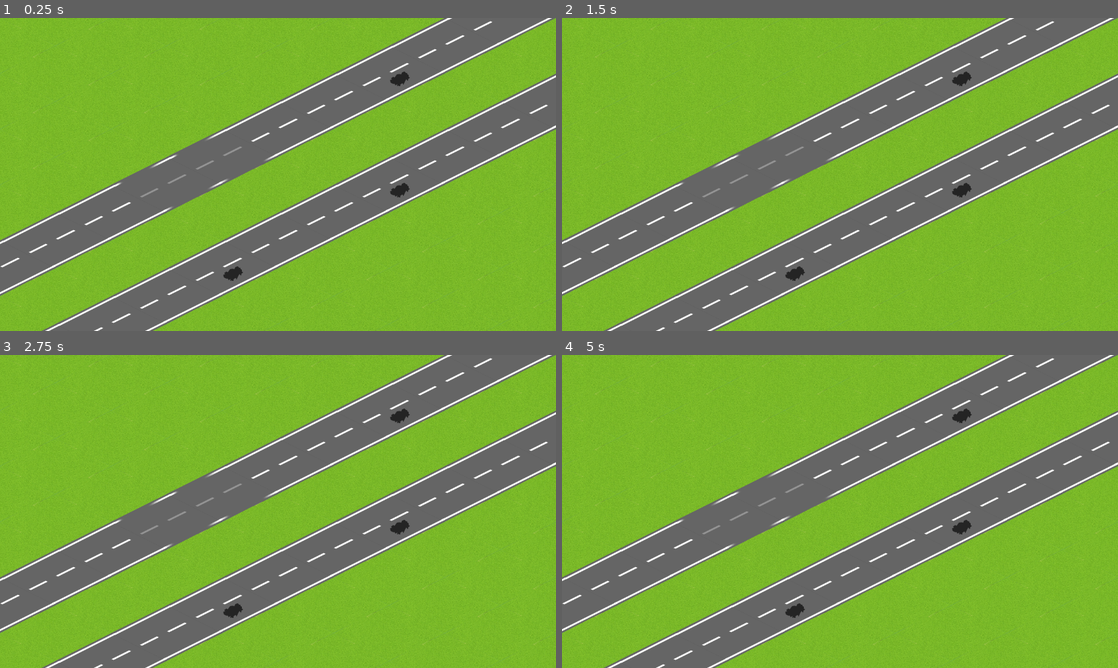
Above: before the commit, frames 1-4 (two rows, left to right).
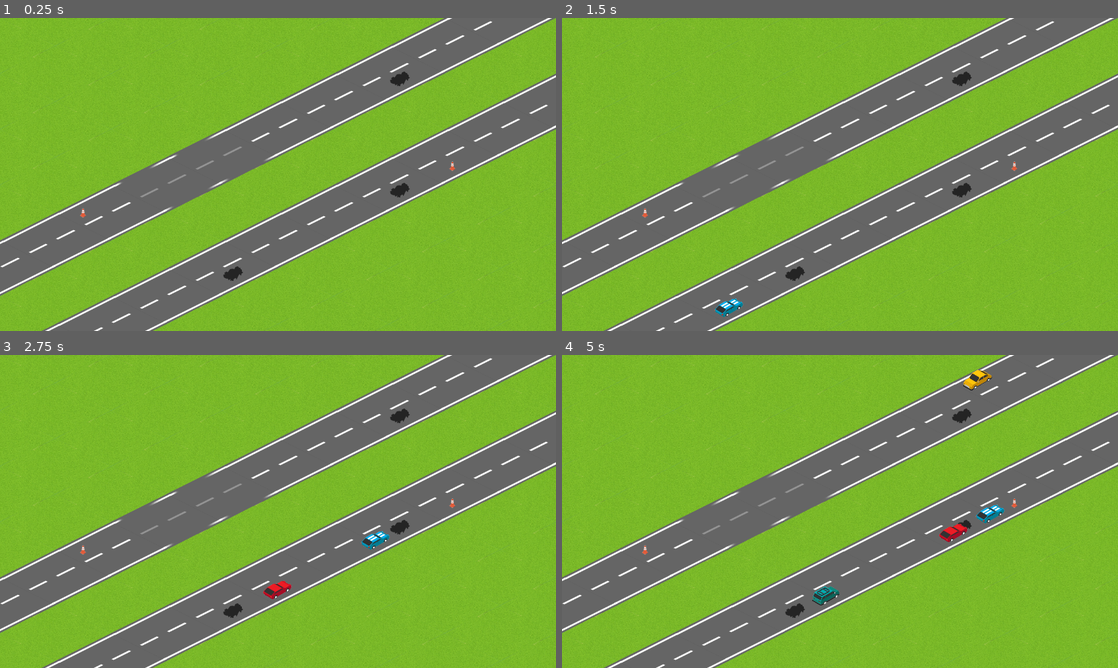
Above: after the commit, the same moments.

Repository: Machalord/Global-Game-Jam-2020
Game: Godot game, scene res://game.tscn
Two runs of this game, one before a commit and one after it. Both use one fixed random seed, a clock stepped at 60 frames per second and the inputs below. The project has no main scene, so this scene is started directly.
Inputs (mouse positions are in pixels of both pictures, inside the frame that each line leads up to):
- Up to frame 1 (0.25 s): no input
- Up to frame 2 (1.5 s): tap Enter at 0.5 s; move the mouse to (962, 158) at 0.52 s; click (962, 158) at 0.67 s; move the mouse to (728, 190) at 1.27 s; click (728, 190) at 1.42 s
- Up to frame 3 (2.75 s): move the mouse to (333, 442) at 2.02 s; click (333, 442) at 2.17 s
- Up to frame 4 (5 s): move the mouse to (812, 574) at 2.77 s; click (812, 574) at 2.92 s; move the mouse to (1006, 558) at 3.52 s; click (1006, 558) at 3.67 s; move the mouse to (673, 464) at 4.27 s; click (673, 464) at 4.42 s

The runs differ from the first frame. In frame 1, less than 0.1% of the frame differs, in the area x 14-82%, y 45-64%; in frame 2, 0.2%; in frame 3, 0.4%; in frame 4, 0.8%, in the area x 14-82%, y 4-80%.

Commit message:
freno

Diff:
--- a/auto.gd
+++ b/auto.gd
@@ -8,11 +8,11 @@
 func _ready():
 
 	if direction:
-			$Area2D/CollisionShape2D.add_to_group("adelanteauto")
-			$Area2D2/CollisionShape2D2.add_to_group("atrasauto")
+			$Area2D.add_to_group("adelanteauto")
+			$Area2D2.add_to_group("atrasauto")
 	else:
-			$Area2D/CollisionShape2D.add_to_group("atrasauto")
-			$Area2D2/CollisionShape2D2.add_to_group("adelanteauto")
+			$Area2D.add_to_group("atrasauto")
+			$Area2D2.add_to_group("adelanteauto")
 	frame_coords=Vector2(0,modelo)
 	pass # Replace with function body.
 
@@ -41,3 +41,15 @@
 	if area.is_in_group("cono") or area.is_in_group("atrasauto"):
 		andar=true
 	pass # Replace with function body.
+
+
+func _on_Area2D2_area_entered(area):
+	if area.is_in_group("cono") or area.is_in_group("atrasauto"):
+		andar=false
+	pass # Replace with function body.
+
+
+func _on_Area2D2_area_exited(area):
+	if area.is_in_group("cono") or area.is_in_group("atrasauto"):
+		andar=true
+	pass # Replace with function body.
--- a/auto.tscn
+++ b/auto.tscn
@@ -17,13 +17,15 @@
 [node name="Area2D" type="Area2D" parent="."]
 
 [node name="CollisionShape2D" type="CollisionShape2D" parent="Area2D"]
-position = Vector2( -113.309, 60 )
+position = Vector2( -67.2774, 35.4499 )
 shape = SubResource( 1 )
 
 [node name="Area2D2" type="Area2D" parent="."]
 
 [node name="CollisionShape2D2" type="CollisionShape2D" parent="Area2D2"]
-position = Vector2( 119.954, -75.0007 )
+position = Vector2( 63.1813, -45.0802 )
 shape = SubResource( 1 )
 [connection signal="area_entered" from="Area2D" to="." method="_on_Area2D_area_entered"]
 [connection signal="area_exited" from="Area2D" to="." method="_on_Area2D_area_exited"]
+[connection signal="area_entered" from="Area2D2" to="." method="_on_Area2D2_area_entered"]
+[connection signal="area_exited" from="Area2D2" to="." method="_on_Area2D2_area_exited"]
--- a/game.tscn
+++ b/game.tscn
@@ -1,8 +1,9 @@
-[gd_scene load_steps=4 format=2]
+[gd_scene load_steps=5 format=2]
 
 [ext_resource path="res://spawnAutos.tscn" type="PackedScene" id=1]
 [ext_resource path="res://new_tileset.tres" type="TileSet" id=2]
 [ext_resource path="res://game.gd" type="Script" id=3]
+[ext_resource path="res://cono.tscn" type="PackedScene" id=4]
 
 [node name="game" type="Node2D"]
 script = ExtResource( 3 )
@@ -17,6 +18,19 @@
 [node name="spawnAutos" parent="." instance=ExtResource( 1 )]
 position = Vector2( 1954.05, -441.364 )
 
+[node name="spawnAutos4" parent="." instance=ExtResource( 1 )]
+position = Vector2( 2020.71, -411.435 )
+
 [node name="spawnAutos2" parent="." instance=ExtResource( 1 )]
-position = Vector2( 872.242, 374.627 )
+position = Vector2( -208.694, 897.725 )
 direccion = false
+
+[node name="spawnAutos3" parent="." instance=ExtResource( 1 )]
+position = Vector2( -143.395, 929.014 )
+direccion = false
+
+[node name="cono" parent="." instance=ExtResource( 4 )]
+position = Vector2( 191.684, 441.102 )
+
+[node name="cono2" parent="." instance=ExtResource( 4 )]
+position = Vector2( 1041.92, 333.632 )
--- a/project.godot
+++ b/project.godot
@@ -18,10 +18,6 @@
 config/name="Global Game Jam 2020"
 config/icon="res://icon.png"
 
-[autoload]
-
-Global="*res://Global.gd"
-
 [display]
 
 window/size/width=1280
--- a/spawnAutos.gd
+++ b/spawnAutos.gd
@@ -4,15 +4,22 @@
 export var direccion = true
 var num=0
 var auto = preload("res://auto.tscn")
-
+var tiempoentreautos=true
 
 func _process(delta):
 	randomize()
-	num = int(rand_range(200,1000))
-	if num==100:
-		print("seeeeeeeeeeeeeeeeeeee")
+	num = int(rand_range(200,400))
+
+	if num==200 and tiempoentreautos:
+		tiempoentreautos=false
+		$Timer.start()
 		var newauto=auto.instance()
 		newauto.direction = direccion
 		newauto.modelo=int(rand_range(0,5))
 		add_child(newauto)
 #	pass
+
+
+func _on_Timer_timeout():
+	tiempoentreautos=true
+	pass # Replace with function body.
--- a/spawnAutos.tscn
+++ b/spawnAutos.tscn
@@ -4,3 +4,8 @@
 
 [node name="spawnAutos" type="Node2D"]
 script = ExtResource( 1 )
+
+[node name="Timer" type="Timer" parent="."]
+wait_time = 0.5
+one_shot = true
+[connection signal="timeout" from="Timer" to="." method="_on_Timer_timeout"]
Not shown, added: button1.png.import
Not shown: 2 places in cono.tscn that only renumber resources
